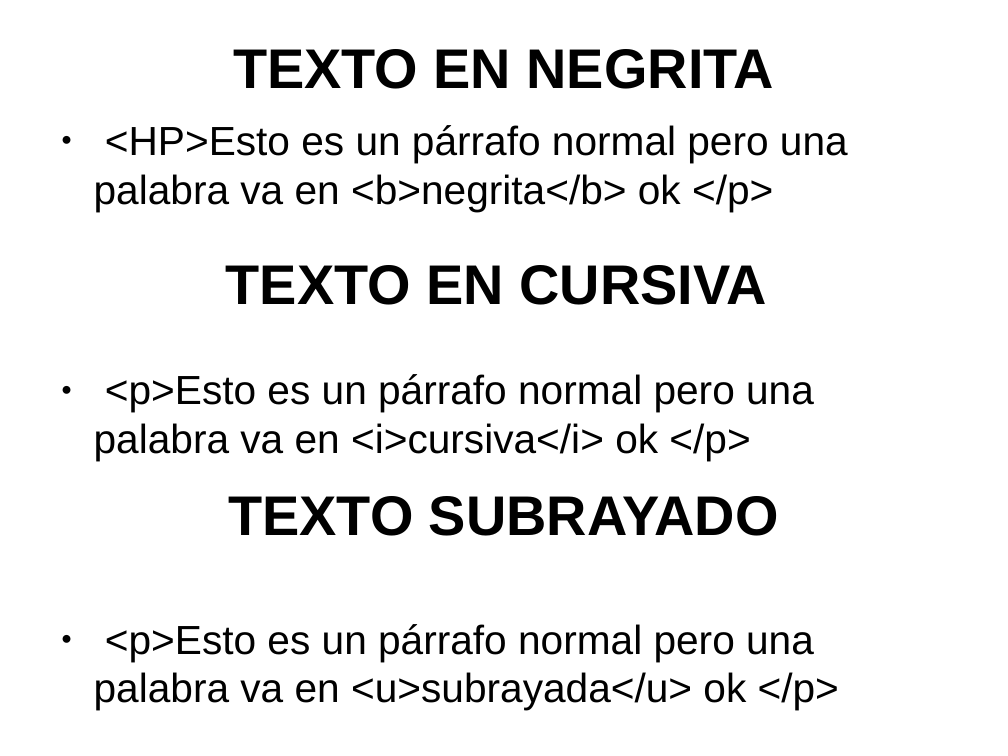
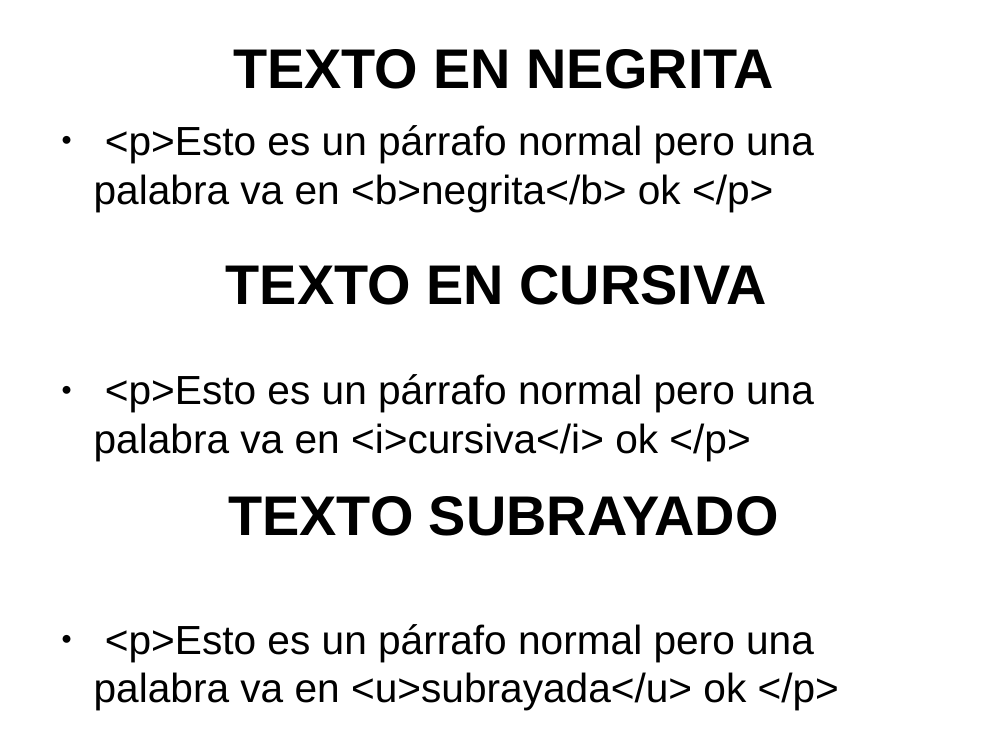
Before and after one commit to toblerone554/CampusInfantil2016, a slide deck: slide 17 of Veteranos/html/PresentaciónHTML.odp. Drawn at 1008x756 pixels with LibreOffice and Linux fonts; fonts in the diff are those of the drawing. Boxes give left, top, right and bottom in pixels: in the first picture for what was removed or moved away, otherwise in the second. Text is boxed around its words. In the diff, an @@ line names an element or a change of style, - is before the commit and + after.

```diff
--- a/Veteranos/html/PresentaciónHTML.odp
+++ b/Veteranos/html/PresentaciónHTML.odp
@@ text at box(94, 125, 814, 212): text changed @@
-● <HP>Esto es un párrafo normal pero una palabra va en <b>negrita</b> ok </p>
+● <p>Esto es un párrafo normal pero una palabra va en <b>negrita</b> ok </p>
```
Also in this commit, not shown: 6 other slides changed, 4 slides added, 1 slide removed, 8 other files.
